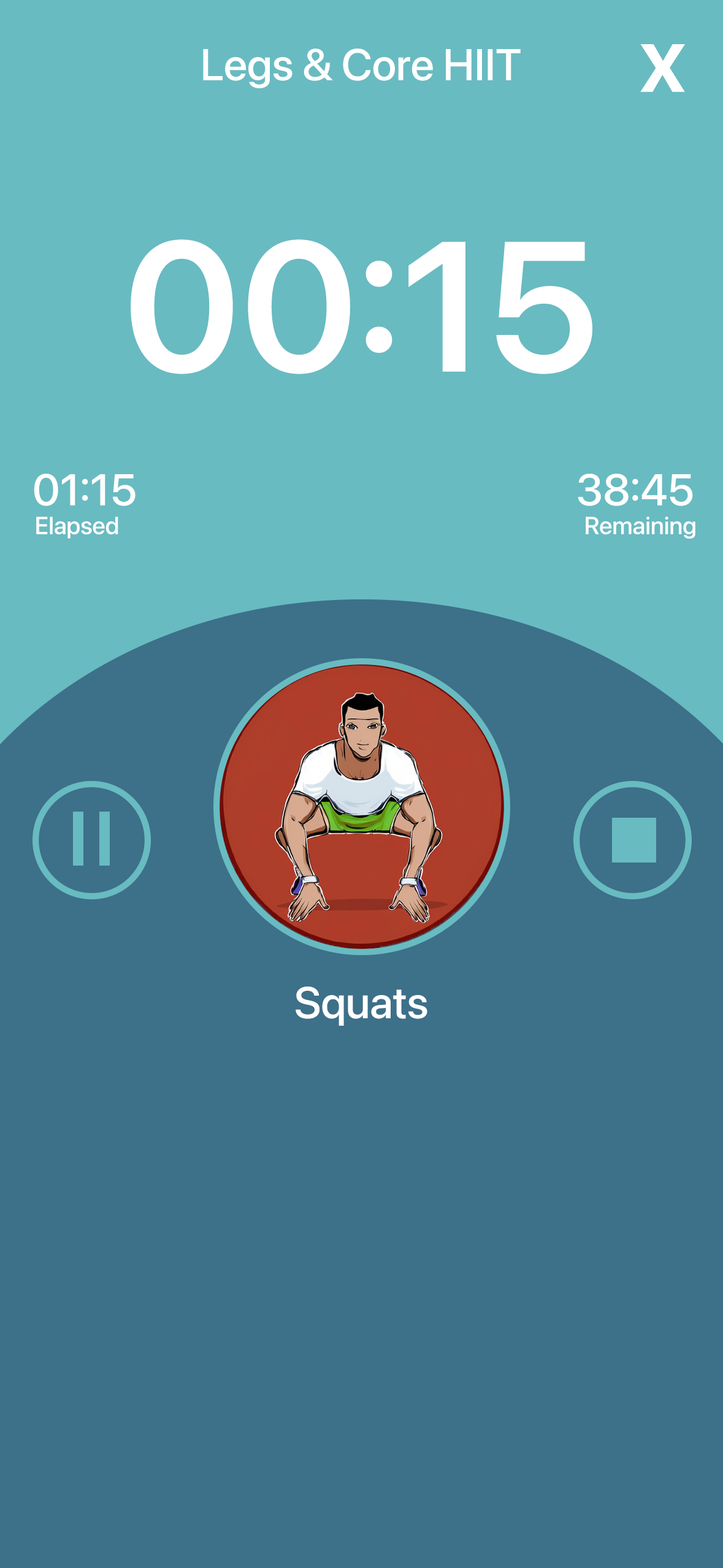
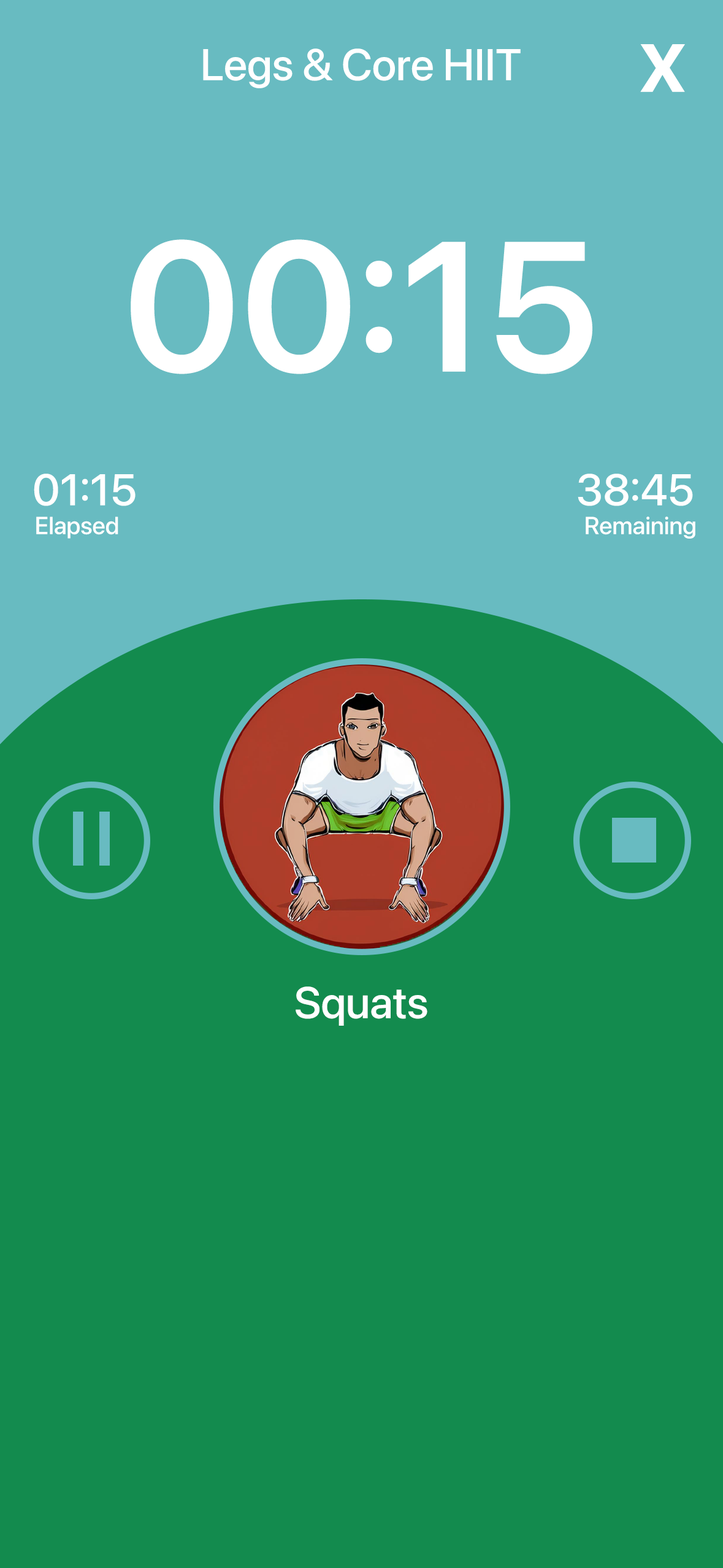
Two versions of the same layered image (723 x 1568). Layer-by-layer changes:
painted on "Ellipse 2" (1st of 4, in "Stop icon") over left=573, top=780, right=692, bottom=900
painted on "Ellipse 2" (2nd of 4, in "Play icon") over left=32, top=780, right=151, bottom=900
painted on "Ellipse 1" over left=0, top=599, right=723, bottom=1361
painted on "Rechteck 1" over left=0, top=752, right=723, bottom=1568
